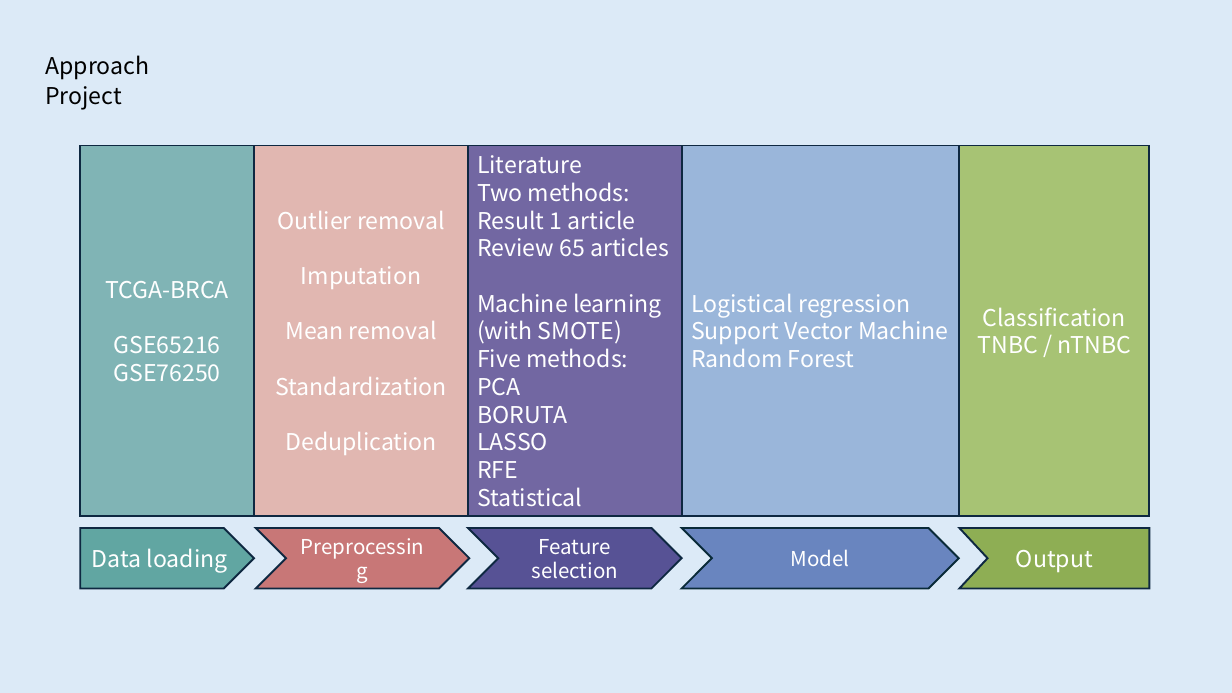
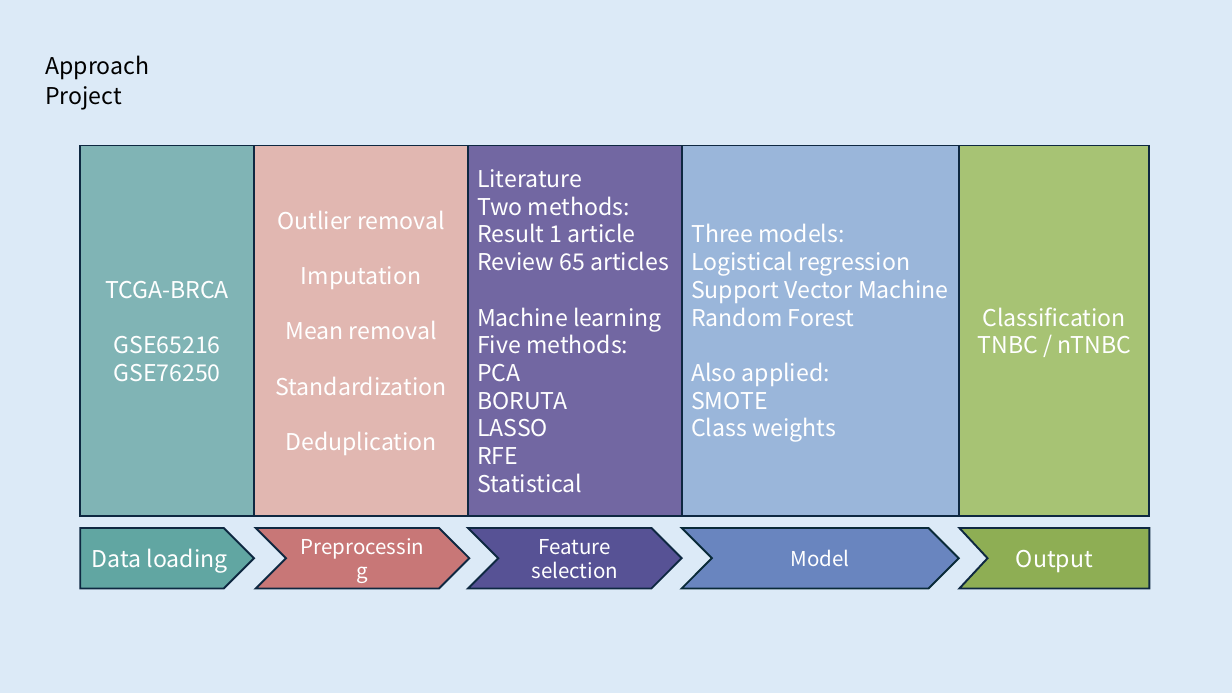
Before and after one commit to rhlt/tnbc, a slide deck: slide 10 of CapstoneProject_FinalPresentation.pptx. Drawn at 1232x693 pixels with LibreOffice and Linux fonts; fonts in the diff are those of the drawing. Boxes give left, top, right and bottom in pixels: in the first picture for what was removed or moved away, otherwise in the second. Text is boxed around its words. In the diff, an @@ line names an element or a change of style, - is before the commit and + after.

Commit message:
Presentation - Added weights slide 10

```diff
--- a/CapstoneProject_FinalPresentation.pptx
+++ b/CapstoneProject_FinalPresentation.pptx
@@ text in rectangle at <box>691,224,845,242</box>: paragraph added @@
+Three models:
@@ text in rectangle at <box>477,320,622,344</box>: paragraph removed @@
-(with SMOTE)
@@ text in rectangle at <box>691,363,836,442</box>: paragraphs added @@
+Also applied:
+SMOTE
+Class weights
```
Also in this commit, not shown: 1 other slide changed.
